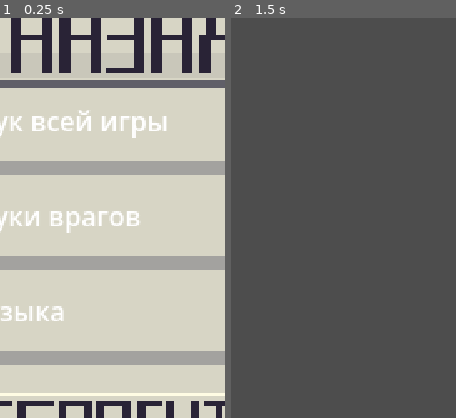
Above: before the commit, frames 1-2 (left to right).
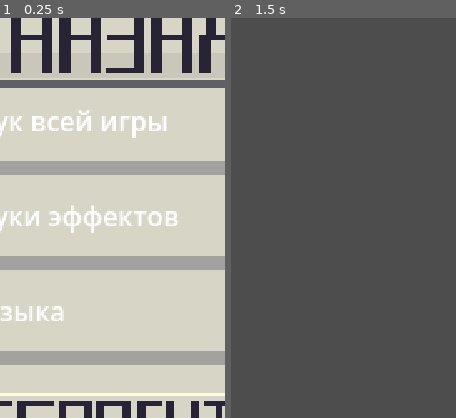
Above: after the commit, the same moments.

Repository: top-it-090304/System-dreams
Game: Godot game, scene res://src/Scenes/Settings.tscn
Two runs of this game, one before a commit and one after it. Both use one fixed random seed, a clock stepped at 60 frames per second and the inputs below. This scene is started directly instead of the project's main scene. Sound files missing from this copy of the repository are replaced by a short silence.
Inputs (mouse positions are % of the whole screen's width and height, from its top left):
- Up to frame 1 (0.25 s): no input
- Up to frame 2 (1.5 s): tap Enter at 0.5 s; move the mouse to (72, 45) at 0.52 s; hold Right (ui_right) 0.53-1.25 s; click (72, 45) at 0.67 s; click (51, 26) at 1.25 s
The pictures show only the part of the screen within x 22-72%, y 23-73%; the shares and areas given below are measured in that part.

The runs differ from the first frame. In frame 1, 1.1% of the frame differs, in the area x 21-79%, y 46-54%; in frame 2, nothing differs.

Commit message:
изменен слайдер громкости

Diff:
--- a/system-dreams/src/Enemies/DefaultEnemy/default_enemy.gd
+++ b/system-dreams/src/Enemies/DefaultEnemy/default_enemy.gd
@@ -76,6 +76,7 @@
 func take_damage(amount: int) -> void:
 	health -= amount
 	if _damage_sfx_player:
+		_damage_sfx_player.volume_db = _get_enemy_sfx_volume_db()
 		_damage_sfx_player.play()
 
 	if _sprite and hurt_texture:
--- a/system-dreams/src/Player/script/player.gd
+++ b/system-dreams/src/Player/script/player.gd
@@ -29,6 +29,9 @@
 
 const LEVEL_UP_MENU_SCENE := preload("res://ui/level_up_menu.tscn")
 const DAMAGE_SFX_STREAM := preload("res://src/music/playerGetDamage.mp3")
+const AUDIO_SETTINGS_PATH := "user://audio_settings.cfg"
+const AUDIO_SETTINGS_SECTION := "audio"
+const AUDIO_ENEMIES_KEY := "enemies"
 
 @export var bullet_scene: PackedScene
 @export var DEATH_SCREEN_SCENE: PackedScene
@@ -45,6 +48,7 @@
 	_damage_sfx_player = AudioStreamPlayer.new()
 	_damage_sfx_player.stream = DAMAGE_SFX_STREAM
 	_damage_sfx_player.bus = "Master"
+	_damage_sfx_player.volume_db = _get_combat_sfx_volume_db()
 	add_child(_damage_sfx_player)
 
 	shoot_timer.timeout.connect(_on_shoot_timer_timeout)
@@ -113,6 +117,7 @@
 	health -= amount
 	_invincibility_timer = invincibility_time
 	if _damage_sfx_player:
+		_damage_sfx_player.volume_db = _get_combat_sfx_volume_db()
 		_damage_sfx_player.play()
 	_flash_red()
 
@@ -302,3 +307,15 @@
 		sprite.modulate = Color(1.0, 0.2, 0.2, 1.0)
 		var tween := get_tree().create_tween()
 		tween.tween_property(sprite, "modulate", Color(1.0, 1.0, 1.0, 1.0), 0.2)
+
+
+func _get_combat_sfx_volume_db() -> float:
+	var config := ConfigFile.new()
+	var err := config.load(AUDIO_SETTINGS_PATH)
+	var linear := 1.0
+
+	if err == OK:
+		linear = float(config.get_value(AUDIO_SETTINGS_SECTION, AUDIO_ENEMIES_KEY, 1.0))
+
+	linear = clampf(linear, 0.0, 1.0)
+	return linear_to_db(linear) if linear > 0.0 else -80.0
--- a/system-dreams/src/Scenes/Settings.tscn
+++ b/system-dreams/src/Scenes/Settings.tscn
@@ -46,7 +46,7 @@
 
 [node name="Label2" type="Label" parent="Control/VBoxContainer" unique_id=1667070318]
 layout_mode = 2
-text = "звуки врагов"
+text = "звуки эффектов"
 
 [node name="HSlider" type="HSlider" parent="Control/VBoxContainer" unique_id=356328721]
 layout_mode = 2
